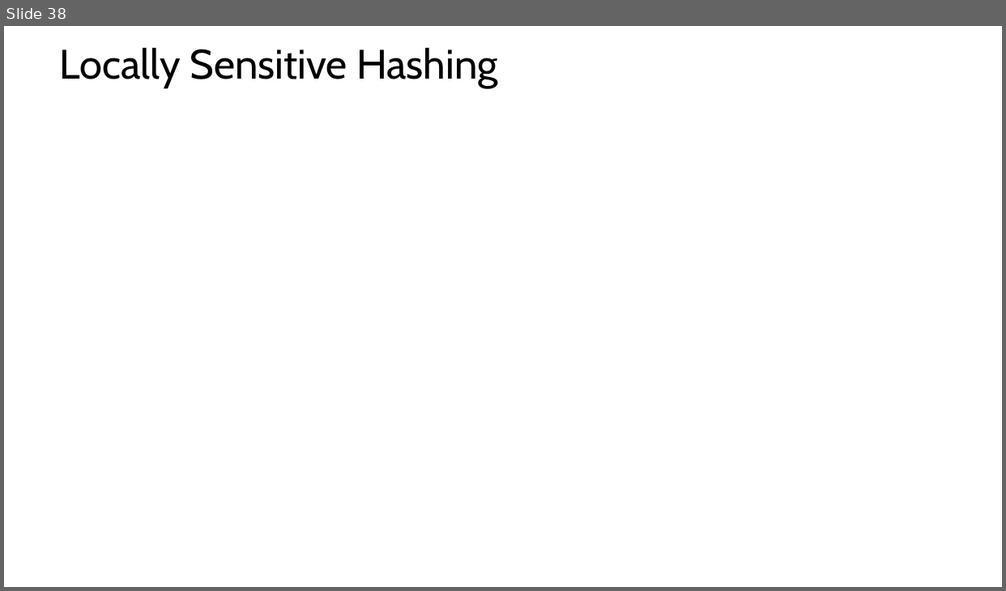
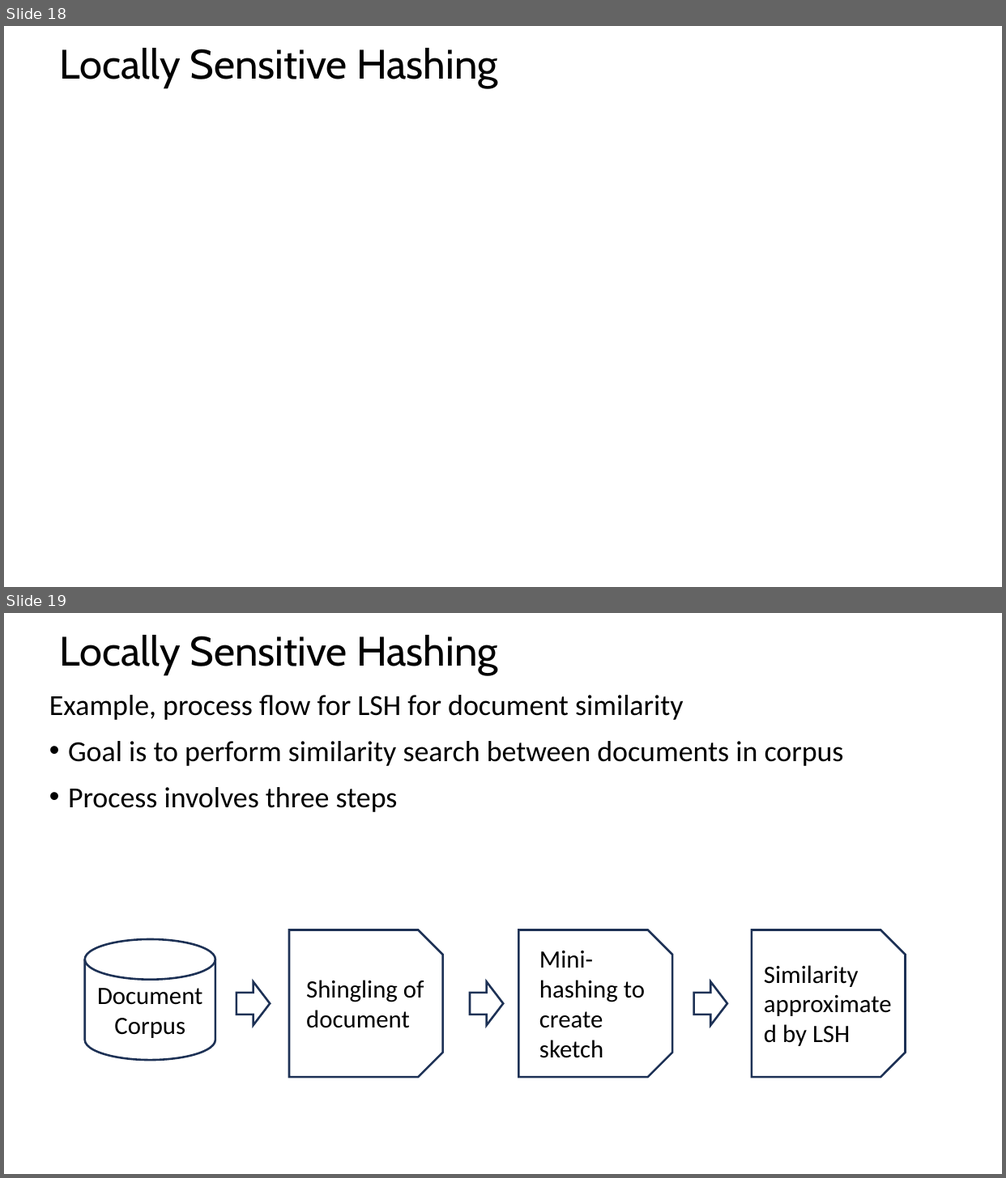
Before and after one commit to StephenElston/CSCI-E-108, a slide deck: slides/5_HighDimensionalSlimilarity_LSH.pptx. Shown one above the other, each under a label of ours: slide 38 before the commit, slides 18 and 19 after it. The pictures are 1006x591 and 1006x1178 pixels, drawn with LibreOffice and Linux fonts; fonts in the diff are those of the drawing; grey boxes stand for pictures. Boxes give left, top, right and bottom in pixels: in the first picture for what was removed or moved away, otherwise in the second. Text is boxed around its words. In the diff, an @@ line names an element or a change of style, - is before the commit and + after.

Commit message:
Added slides for KD-tree and LSH examples

```diff
--- a/slides/5_HighDimensionalSlimilarity_LSH.pptx
+++ b/slides/5_HighDimensionalSlimilarity_LSH.pptx
@@ slide 19 added at (4,613,1002,1174), background #FFFFFF @@
@@ title added at (59,635,498,675), 39.6 pt, text #000000 @@
+Locally Sensitive Hashing
@@ text added at (49,695,844,812), 28 pt, text #000000 @@
+Example, process flow for LSH for document similarity
+• Goal is to perform similarity search between documents in corpus
+• Process involves three steps
@@ cylinder added at (85,939,215,1060), outline #1E3256 2 pt, 24 pt, text #000000 @@
+Document Corpus
@@ snip same rect added at (289,930,442,1077), outline #1E3256 2 pt @@
@@ snip same rect added at (518,930,672,1077), outline #1E3256 2 pt @@
@@ text added at (539,951,645,1059), 24 pt, text #000000 @@
+Mini-hashing to create sketch
@@ snip same rect added at (752,930,905,1077), outline #1E3256 2 pt @@
@@ text added at (764,965,859,1046), 24 pt, text #000000 @@
+Similarity approximated by LSH
@@ down arrow added at (236,982,270,1026), outline #1E3256 2 pt @@
@@ text added at (306,980,424,1029), 24 pt, text #000000 @@
+Shingling of document
@@ down arrow added at (469,982,503,1026), outline #1E3256 2 pt @@
@@ down arrow added at (694,982,727,1026), outline #1E3256 2 pt @@
@@ what was slide 38 is now slide 18 @@
```
Also in this commit, not shown: 9 slides changed, 1 other slide added, 2 slides removed.
